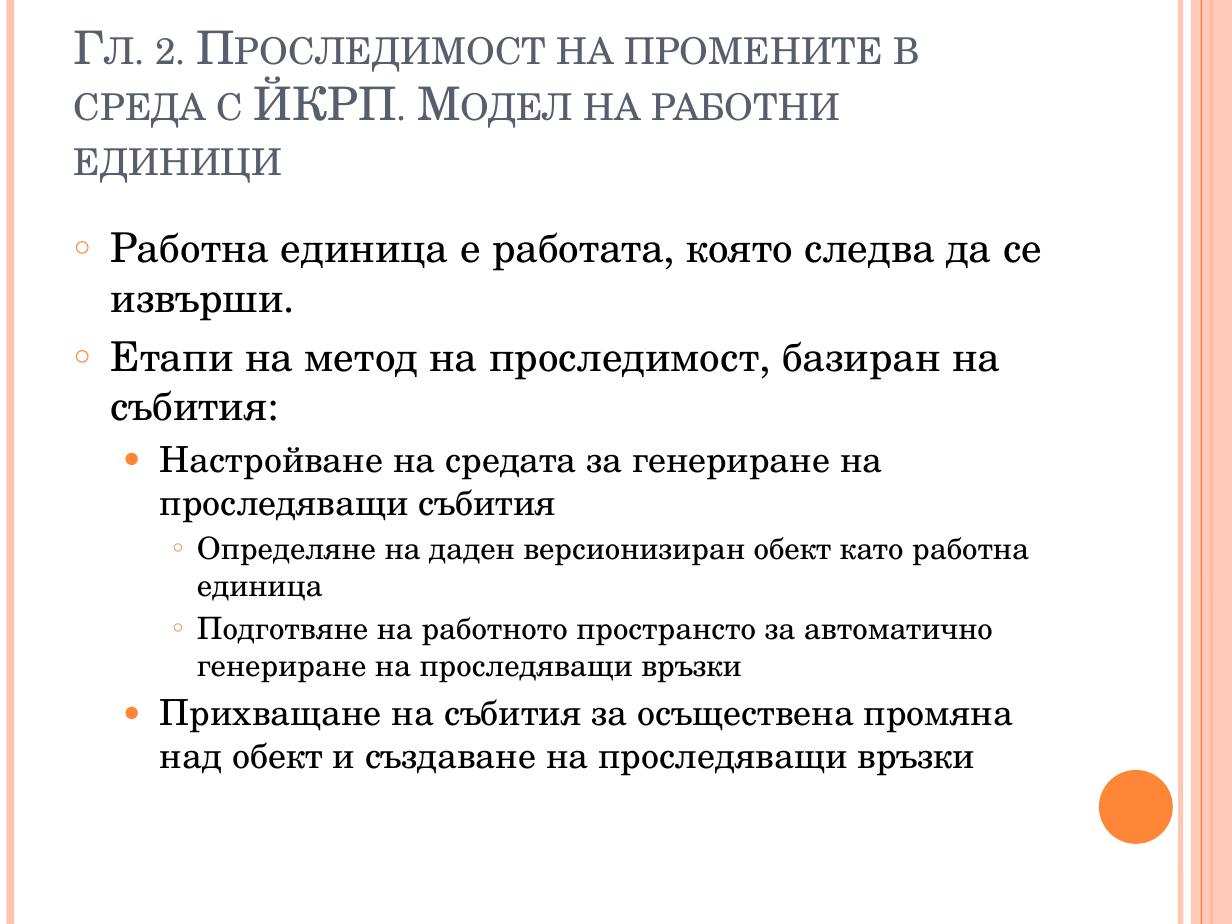
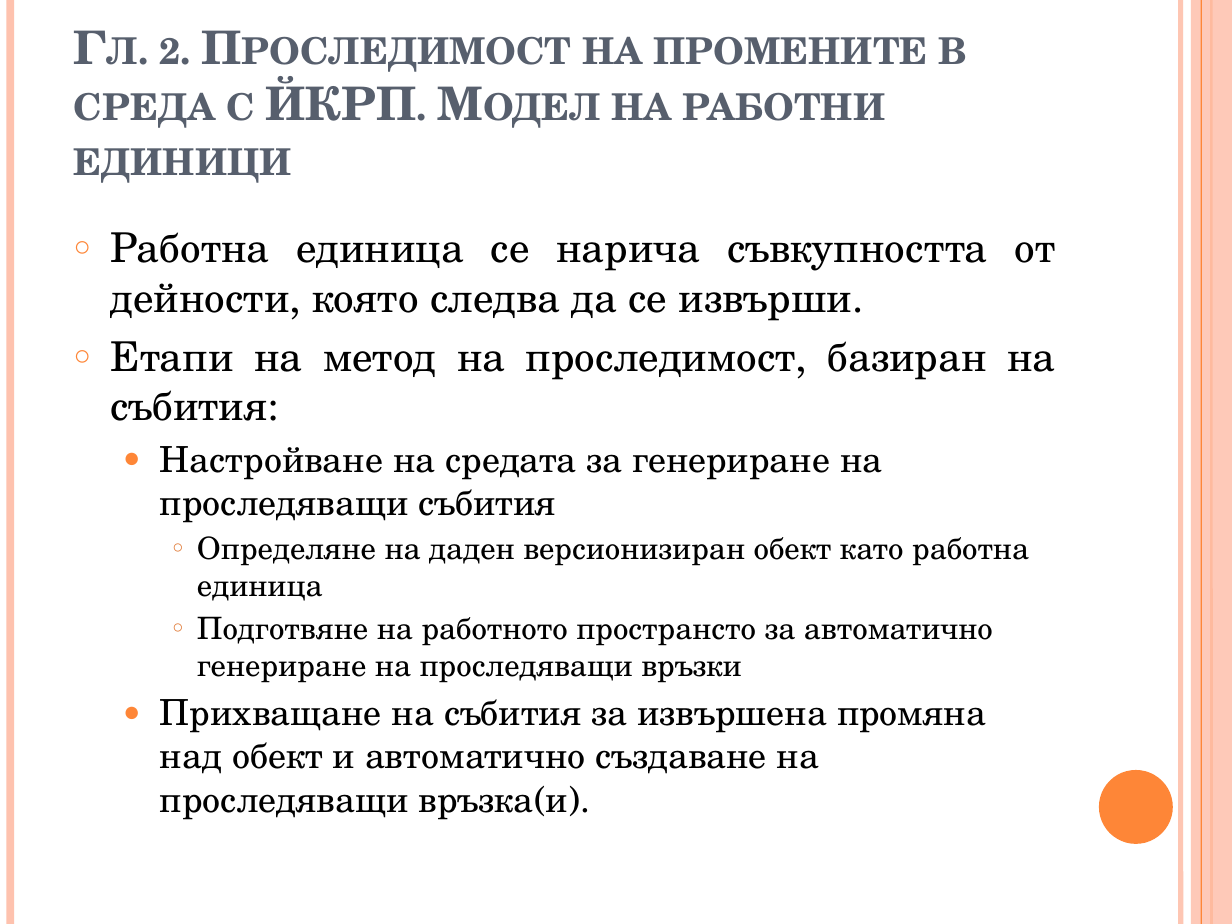
Before and after one commit to vjotov/versia, a slide deck: slide 9 of doc/Presentation.pptx. Drawn at 1232x924 pixels with LibreOffice and Linux fonts; fonts in the diff are those of the drawing. Boxes give left, top, right and bottom in pixels: in the first picture for what was removed or moved away, otherwise in the second. Text is boxed around its words. In the diff, an @@ line names an element or a change of style, - is before the commit and + after.

```diff
--- a/doc/Presentation.pptx
+++ b/doc/Presentation.pptx
@@ title "Гл. 2. Проследимост на промените ..." at box(74, 37, 968, 183): bold on @@
@@ text at box(111, 232, 1055, 321): text changed @@
-○ Работна единица е работата, която следва да се извърши.
+○ Работна единица се нарича съвкупността от дейности, която следва да се извърши.
@@ text at box(111, 341, 1055, 421): alignment left to justified @@
@@ text at box(160, 699, 986, 820): text changed @@
-  ● Прихващане на събития за осъществена промяна над обект и създаване на проследяващи връзки
+  ● Прихващане на събития за извършена промяна над обект и автоматично създаване на проследяващи връзка(и).
```
Also in this commit, not shown: 8 other slides changed.
